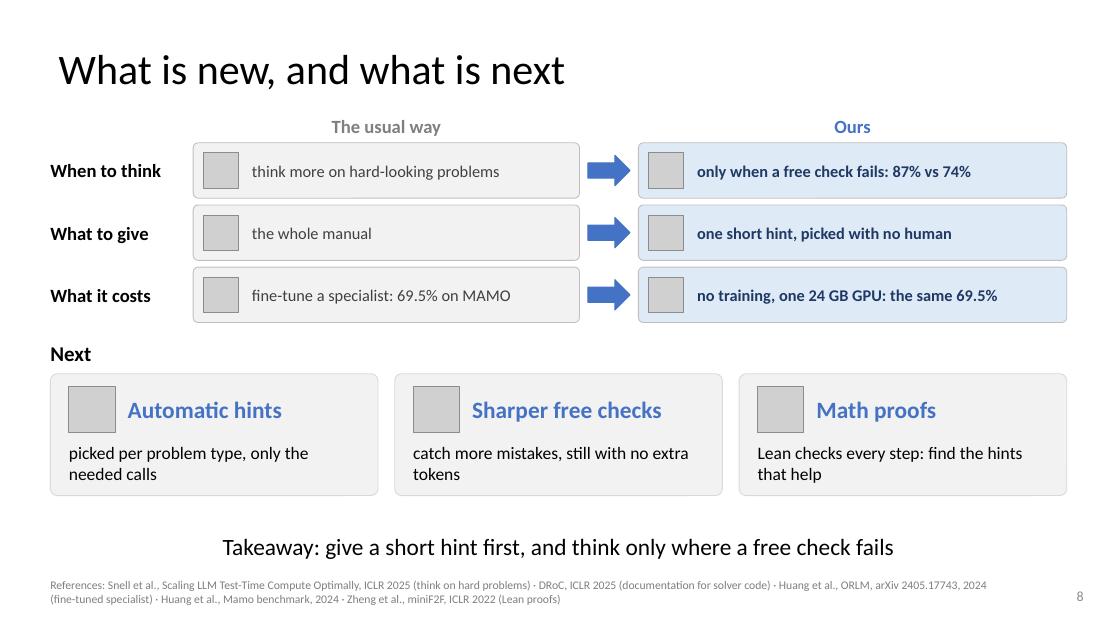
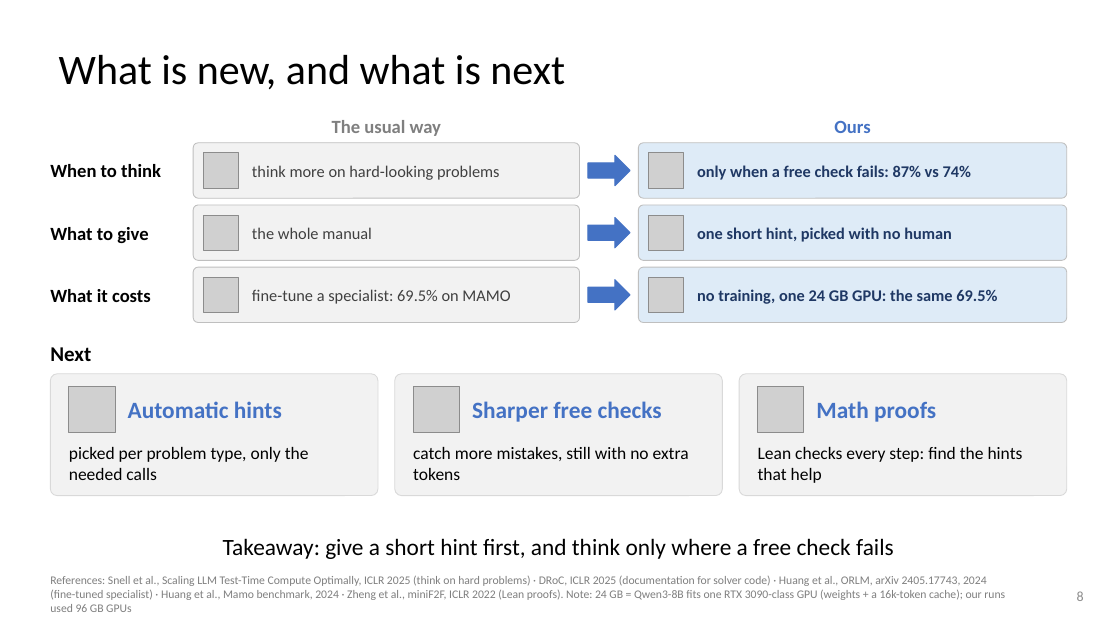
Before and after one commit to dlwns147/CSED490E_Project_Team5, a slide deck: slide 8 of Proposal_Team5.pptx. Drawn at 1120x630 pixels with LibreOffice and Linux fonts; fonts in the diff are those of the drawing; grey boxes stand for pictures. Boxes give left, top, right and bottom in pixels: in the first picture for what was removed or moved away, otherwise in the second. Text is boxed around its words. In the diff, an @@ line names an element or a change of style, - is before the commit and + after.

```diff
--- a/Proposal_Team5.pptx
+++ b/Proposal_Team5.pptx
@@ text at (x1=50, y1=576, x2=1005, y2=612): text changed @@
-References: Snell et al., Scaling LLM Test-Time Compute Optimally, ICLR 2025 (think on hard problems) · DRoC, ICLR 2025 (documentation for solver code) · Huang et al., ORLM, arXiv 2405.17743, 2024 (fine-tuned specialist) · Huang et al., Mamo benchmark, 2024 · Zheng et al., miniF2F, ICLR 2022 (Lean proofs)
+References: Snell et al., Scaling LLM Test-Time Compute Optimally, ICLR 2025 (think on hard problems) · DRoC, ICLR 2025 (documentation for solver code) · Huang et al., ORLM, arXiv 2405.17743, 2024 (fine-tuned specialist) · Huang et al., Mamo benchmark, 2024 · Zheng et al., miniF2F, ICLR 2022 (Lean proofs). Note: 24 GB = Qwen3-8B fits one RTX 3090-class GPU (weights + a 16k-token cache); our runs used 96 GB GPUs
@@ text "References: Snell et al., Scaling ..." at (x1=50, y1=576, x2=1005, y2=612): vertical alignment middle to top @@
```
Also in this commit, not shown: 3 other files.
